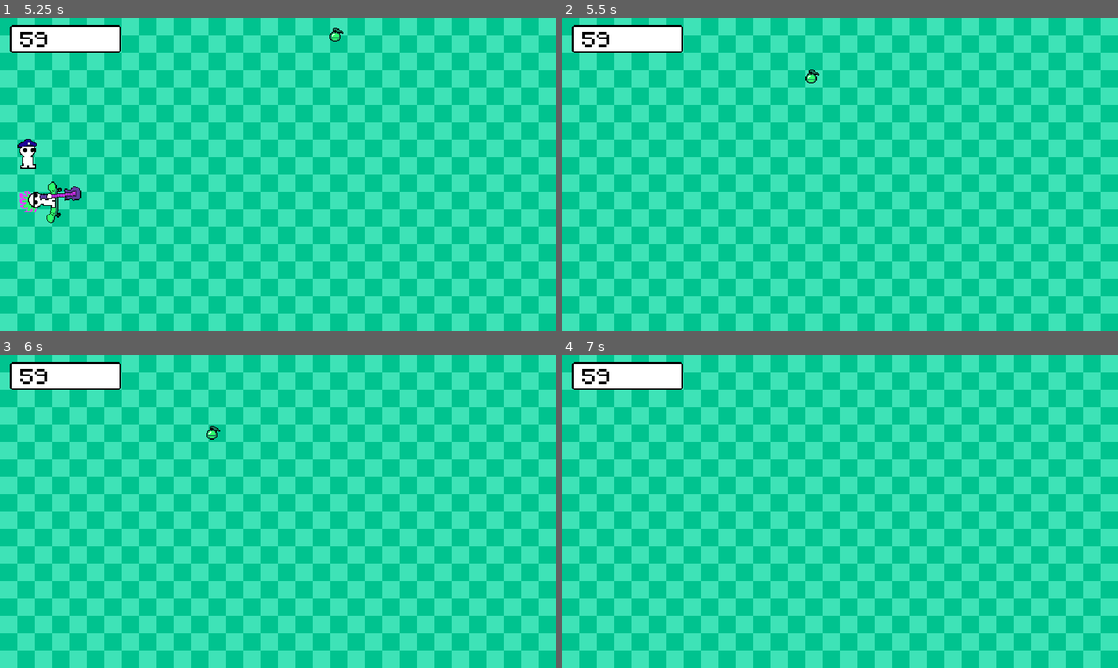
Above: before the commit, frames 1-4 (two rows, left to right).
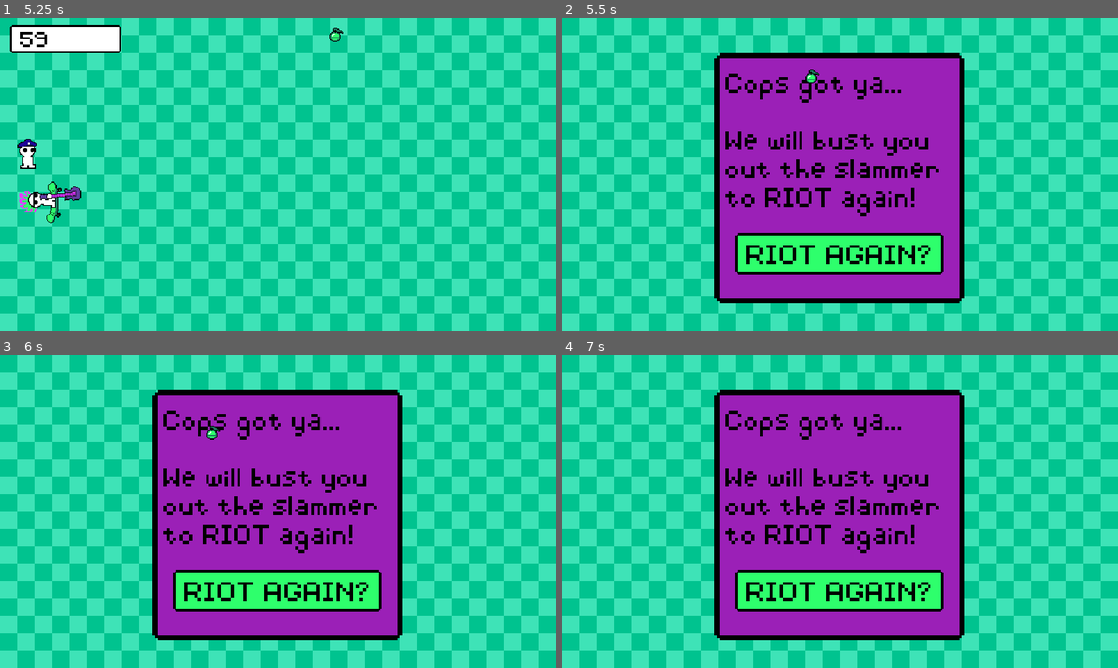
Above: after the commit, the same moments.

Repository: KyleTiley/PlayfulAnarchy
Game: Godot game, scene res://main.tscn
Two runs of this game, one before a commit and one after it. Both use one fixed random seed, a clock stepped at 60 frames per second and the inputs below.
Inputs (mouse positions are in pixels of both pictures, inside the frame that each line leads up to):
- Up to frame 1 (5.25 s): click "START RIOT" at 0.5 s; move the mouse to (250, 237) at 1.27 s; hold W (up_input) 1.28-2.78 s; move the mouse to (444, 221) at 2.02 s; move the mouse to (111, 127) at 2.77 s; hold A (left_input) 2.78-4.28 s; move the mouse to (305, 174) at 3.52 s; move the mouse to (194, 96) at 4.27 s; hold S (down_input) 4.28-5.03 s; move the mouse to (400, 158) at 5.02 s; hold D (right_input) from 5.03 s (still down)
- Up to frame 2 (5.5 s): keep holding D (right_input)
- Up to frame 3 (6 s): release D (right_input) at 5.75 s; click (278, 589) at 5.75 s, where only the run after the commit has a clickable "RIOT AGAIN?"
- Up to frame 4 (7 s): click (840, 589) at 6.5 s, where only the run after the commit has a clickable "RIOT AGAIN?"

Frame 1 is identical in both runs. In frame 2, 38% of the frame differs, in the area x 1-73%, y 2-92%; in frame 3, 38%; in frame 4, 38%.

Commit message:
bug still persists

Diff:
--- a/GameUI.gd
+++ b/GameUI.gd
@@ -11,6 +11,6 @@
 	$GameOver.show()
 	match cause_of_death:
 		"cop":
-			$GameOver/Label.text = "Cop killed you"
+			$GameOver/Label.text = "Cops got ya..." + '\n' + '\n'+ "We will bust you" + '\n' + "out the slammer"+ '\n' + "to RIOT again!"
 		"grenade":
-			$GameOver/Label.text = "Nade killed you"
+			$GameOver/Label.text = "Died to a 'nade..." + '\n' + '\n' + "Scrape your bits" + '\n' + "off of the floor" + '\n' + "and RIOT again!"
--- a/main.tscn
+++ b/main.tscn
@@ -293,9 +293,9 @@
 texture_filter = 1
 layout_mode = 0
 offset_left = 24.0
-offset_top = 221.0
+offset_top = 207.0
 offset_right = 184.0
-offset_bottom = 253.0
+offset_bottom = 239.0
 scale = Vector2(1.5, 1.5)
 texture_normal = ExtResource("7_vdh40")
 
@@ -313,9 +313,20 @@
 text = "RIOT AGAIN?"
 
 [node name="Label" type="Label" parent="Game/GameUI/GameOver"]
-layout_mode = 0
-offset_right = 40.0
-offset_bottom = 23.0
+texture_filter = 1
+layout_mode = 0
+offset_left = 13.0
+offset_top = 24.0
+offset_right = 4071.0
+offset_bottom = 2040.0
+scale = Vector2(0.065, 0.065)
+theme_override_colors/font_color = Color(0, 0, 0, 1)
+theme_override_fonts/font = ExtResource("9_feiii")
+theme_override_font_sizes/font_size = 500
+text = "Died to a 'nade...
+
+Gather your bits
+and RIOT again!"
 
 [node name="Menu" type="Control" parent="."]
 layout_mode = 3
@@ -506,6 +517,7 @@
 [connection signal="EndGame" from="Game" to="Game/Player" method="_on_game_end_game"]
 [connection signal="EndGame" from="Game" to="Game/CopSpawner" method="_on_game_end_game"]
 [connection signal="EndGame" from="Game" to="Game/GrenadeSpawner" method="_on_game_end_game"]
+[connection signal="EndGame" from="Game" to="Game/GameUI" method="_on_game_end_game"]
 [connection signal="StartGame" from="Game" to="Game/Player" method="_on_game_start_game"]
 [connection signal="StartGame" from="Game" to="Game/CopSpawner" method="_on_game_start_game"]
 [connection signal="StartGame" from="Game" to="Game/GrenadeSpawner" method="_on_game_start_game"]
